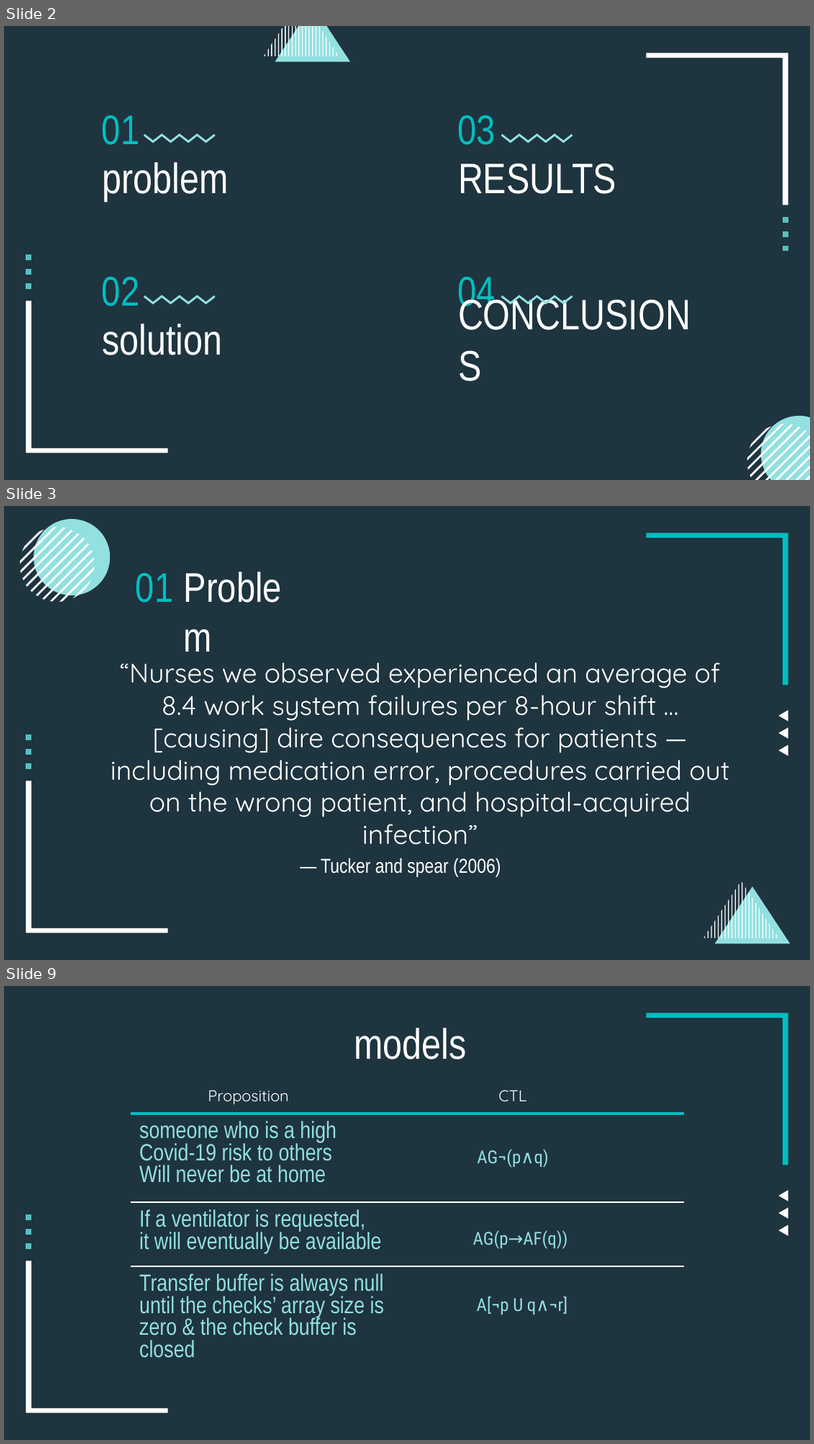
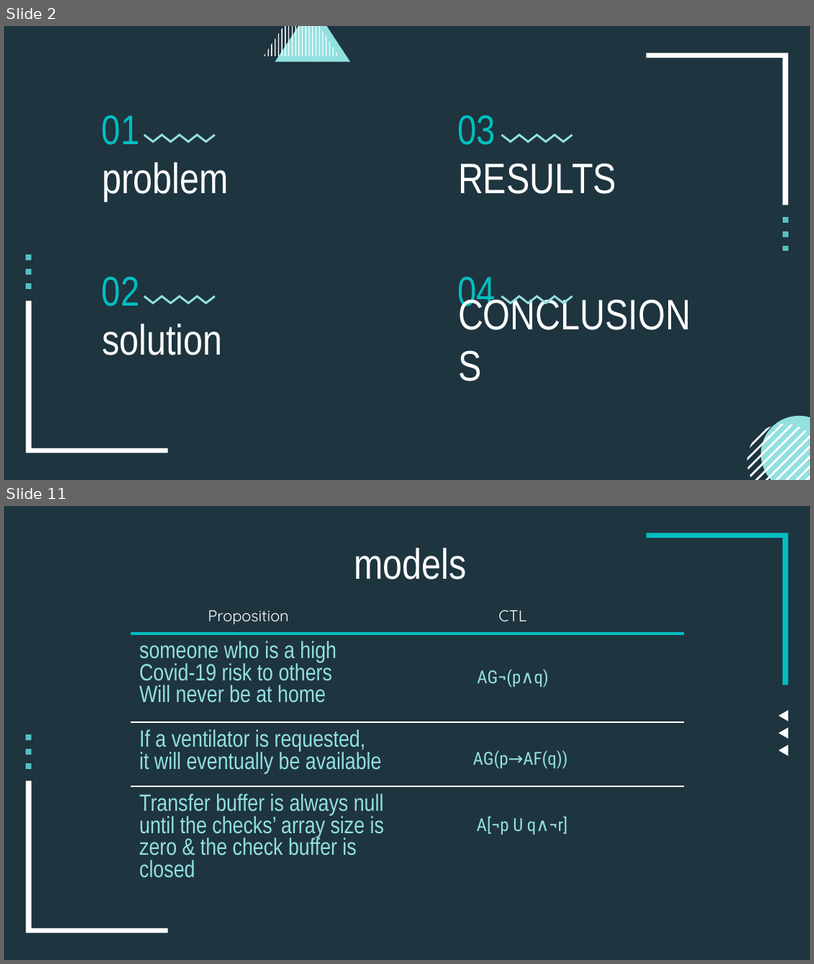
Before and after one commit to mark-mcdermott/mcdmodelcheckermvc, a slide deck: src/main/resources/misc/ppt/thesis-defense.pptx. Shown one above the other, each under a label of ours: slides 2, 3 and 9 before the commit, slides 2 and 11 after it; the slides between them are not shown. The pictures are 814x1444 and 814x964 pixels, drawn with LibreOffice and Linux fonts; fonts in the diff are those of the drawing. Boxes give left, top, right and bottom in pixels: in the first picture for what was removed or moved away, otherwise in the second. Text is boxed around its words. In the diff, an @@ line names an element or a change of style, - is before the commit and + after.

```diff
--- a/src/main/resources/misc/ppt/thesis-defense.pptx
+++ b/src/main/resources/misc/ppt/thesis-defense.pptx
@@ slide 3 removed at (4,506,810,960), background #1E343F; not listed: 8 template elements that a slide beside it also shows @@
@@ text removed at (176,553,314,612) @@
-Problem
@@ group removed at (20,519,113,602): 12 freeform shapes @@
@@ text removed at (136,573,173,602) @@
-01
@@ title removed at (111,662,730,844) @@
-“Nurses we observed experienced an average of 8.4 work system failures per 8-hour shift … [causing] dire consequences for patients — including medication error, procedures carried out on the wrong patient, and hospital-acquired infection”
@@ title removed at (321,857,501,877) @@
-— Tucker and spear (2006)
@@ group removed at (705,881,790,943): 23 freeform shapes @@
@@ what was slide 9 is now slide 11 @@
```
Also in this commit, not shown: 4 slides changed, 13 slides added, 5 other slides removed, 26 other files.
